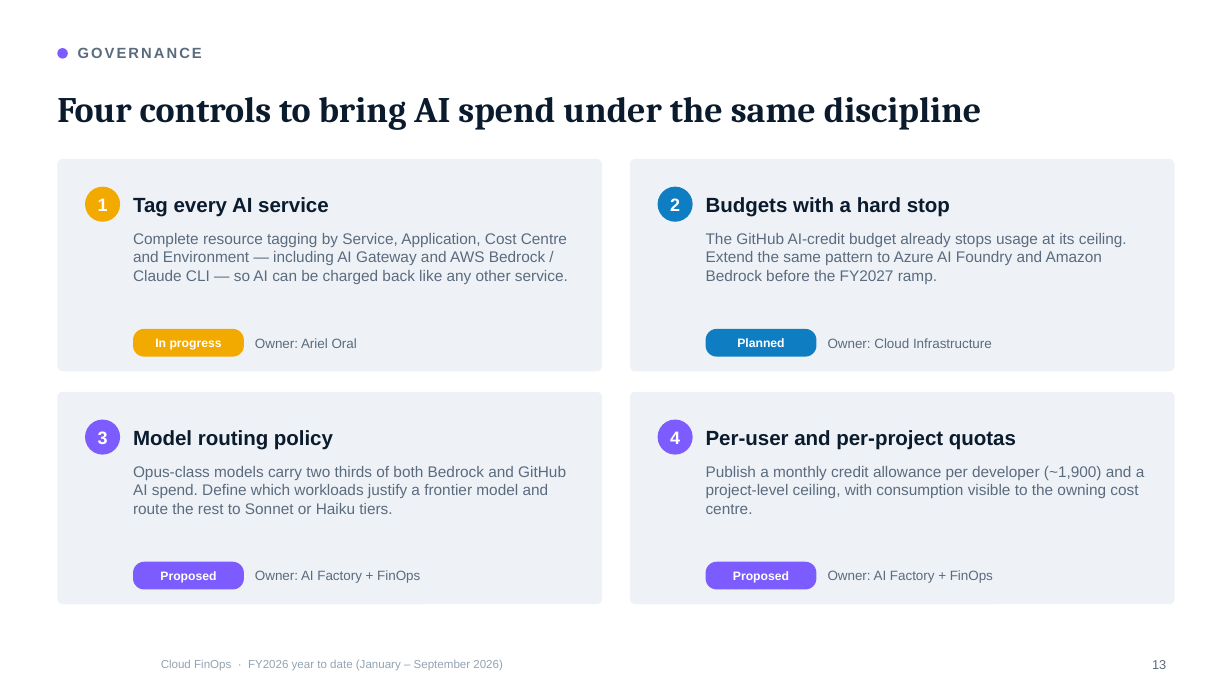
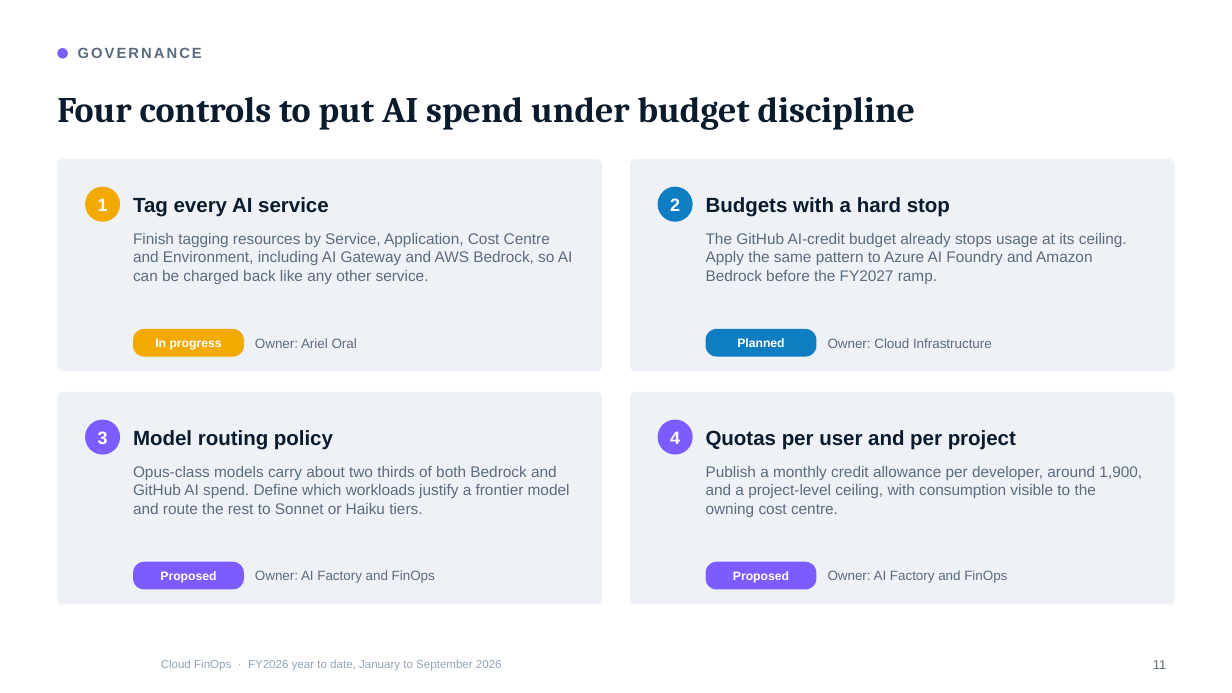
Before and after one commit to arielga5-code/Finops, a slide deck: slide 11 of presentations/Cloud_FinOps_Harel_FY2026_September.pptx (slide 13 before the commit). Drawn at 1232x693 pixels with LibreOffice and Linux fonts; fonts in the diff are those of the drawing; background and template pictures are left out. Boxes give left, top, right and bottom in pixels: in the first picture for what was removed or moved away, otherwise in the second. Text is boxed around its words. In the diff, an @@ line names an element or a change of style, - is before the commit and + after.

```diff
--- a/presentations/Cloud_FinOps_Harel_FY2026_September.pptx
+++ b/presentations/Cloud_FinOps_Harel_FY2026_September.pptx
@@ text at <box>57,97,916,130</box>: text changed @@
-Four controls to bring AI spend under the same discipline
+Four controls to put AI spend under budget discipline
@@ text at <box>133,233,573,284</box>: text changed @@
-Complete resource tagging by Service, Application, Cost Centre and Environment — including AI Gateway and AWS Bedrock / Claude CLI — so AI can be charged back like any other service.
+Finish tagging resources by Service, Application, Cost Centre and Environment, including AI Gateway and AWS Bedrock, so AI can be charged back like any other service.
@@ text at <box>706,233,1127,284</box>: text changed @@
-The GitHub AI-credit budget already stops usage at its ceiling. Extend the same pattern to Azure AI Foundry and Amazon Bedrock before the FY2027 ramp.
+The GitHub AI-credit budget already stops usage at its ceiling. Apply the same pattern to Azure AI Foundry and Amazon Bedrock before the FY2027 ramp.
@@ text at <box>706,430,1016,450</box>: text changed @@
-Per-user and per-project quotas
+Quotas per user and per project
@@ text at <box>133,466,570,514</box>: text changed @@
-Opus-class models carry two thirds of both Bedrock and GitHub AI spend. Define which workloads justify a frontier model and route the rest to Sonnet or Haiku tiers.
+Opus-class models carry about two thirds of both Bedrock and GitHub AI spend. Define which workloads justify a frontier model and route the rest to Sonnet or Haiku tiers.
@@ text at <box>706,466,1142,517</box>: text changed @@
-Publish a monthly credit allowance per developer (~1,900) and a project-level ceiling, with consumption visible to the owning cost centre.
+Publish a monthly credit allowance per developer, around 1,900, and a project-level ceiling, with consumption visible to the owning cost centre.
@@ text at <box>255,570,435,583</box>: text changed @@
-Owner: AI Factory + FinOps
+Owner: AI Factory and FinOps
@@ text at <box>828,570,1007,583</box>: text changed @@
-Owner: AI Factory + FinOps
+Owner: AI Factory and FinOps
@@ text at <box>161,660,502,671</box>: text changed @@
-Cloud FinOps · FY2026 year to date (January – September 2026)
+Cloud FinOps · FY2026 year to date, January to September 2026
@@ page number at <box>1153,660,1166,669</box>: text changed @@
-13
+11
```
Also in this commit, not shown: 38 other slides changed, 2 slides removed, 15 other files.
